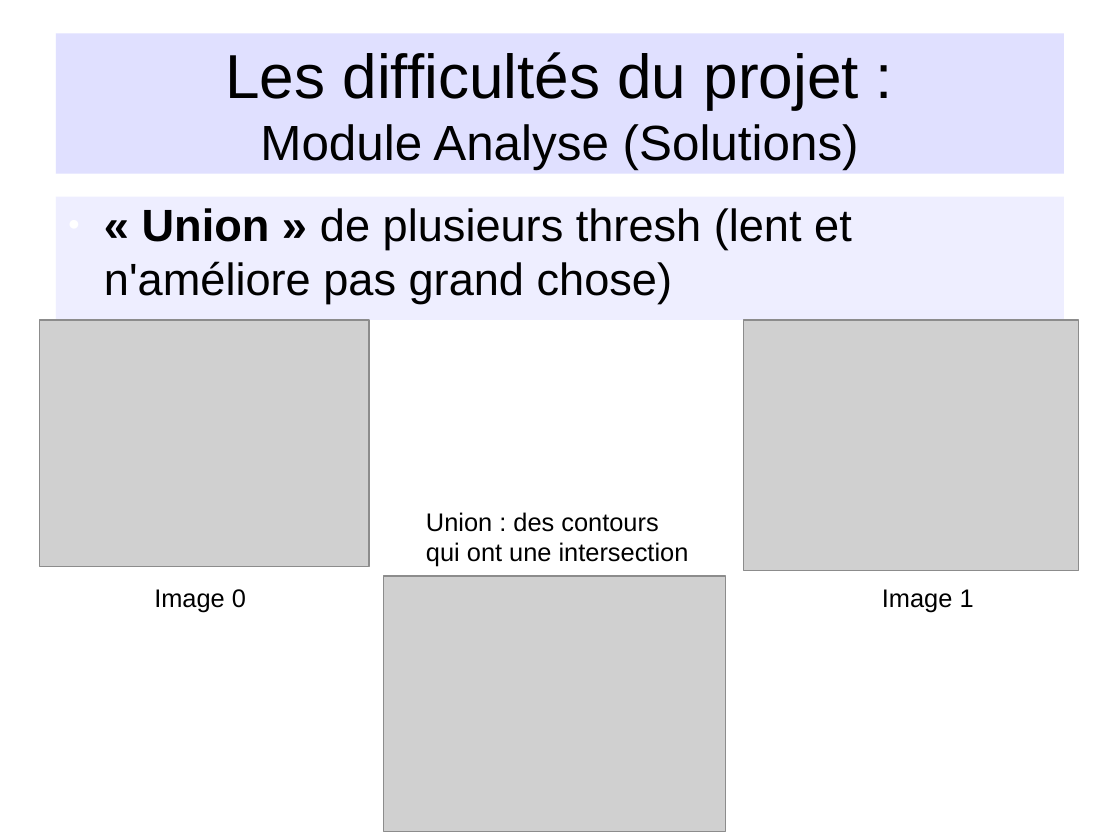
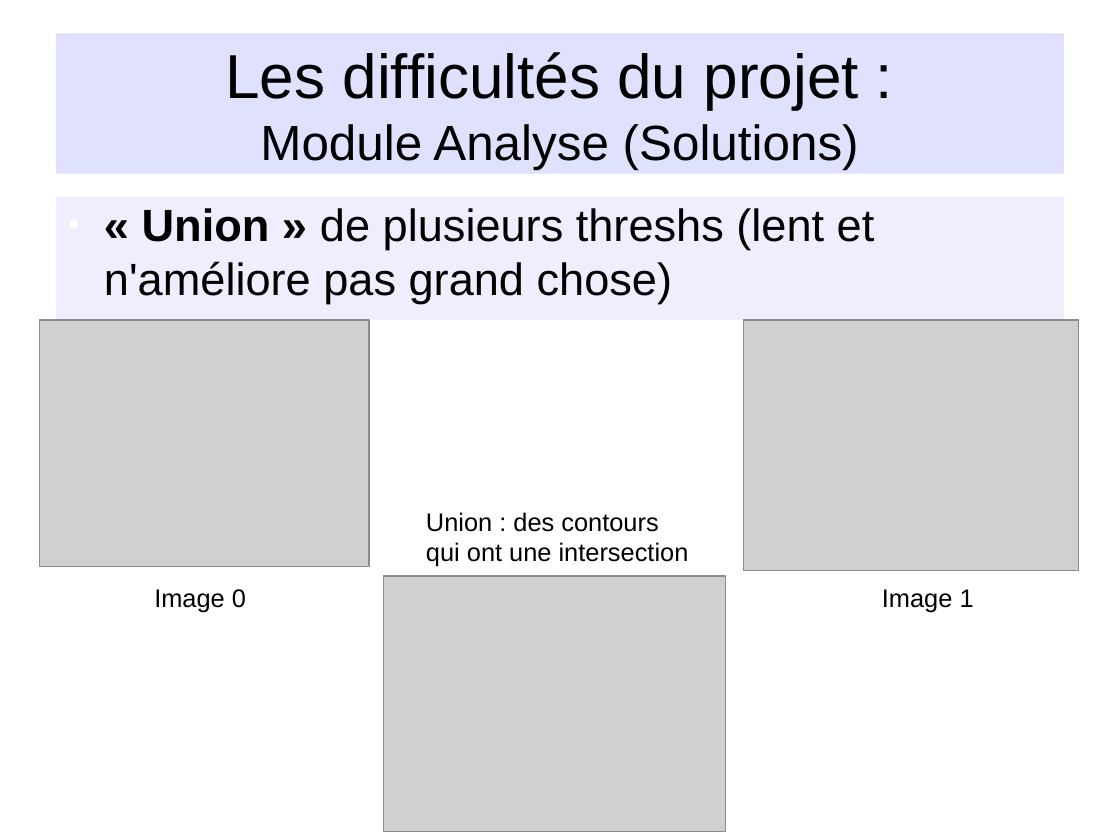
Before and after one commit to NesKaphe/nao-p7, a slide deck: slide 14 of documents/diaporama/diapo_nao.odp. Drawn at 1120x840 pixels with LibreOffice and Linux fonts; fonts in the diff are those of the drawing; grey boxes stand for pictures; background and template pictures are left out. Boxes give left, top, right and bottom in pixels: in the first picture for what was removed or moved away, otherwise in the second. Text is boxed around its words. In the diff, an @@ line names an element or a change of style, - is before the commit and + after.

```diff
--- a/documents/diaporama/diapo_nao.odp
+++ b/documents/diaporama/diapo_nao.odp
@@ text at box(104, 208, 875, 304): text changed @@
-● « Union » de plusieurs thresh (lent et n'améliore pas grand chose)
+● « Union » de plusieurs threshs (lent et n'améliore pas grand chose)
```
Also in this commit, not shown: 1 other slide changed, 1 other file.
